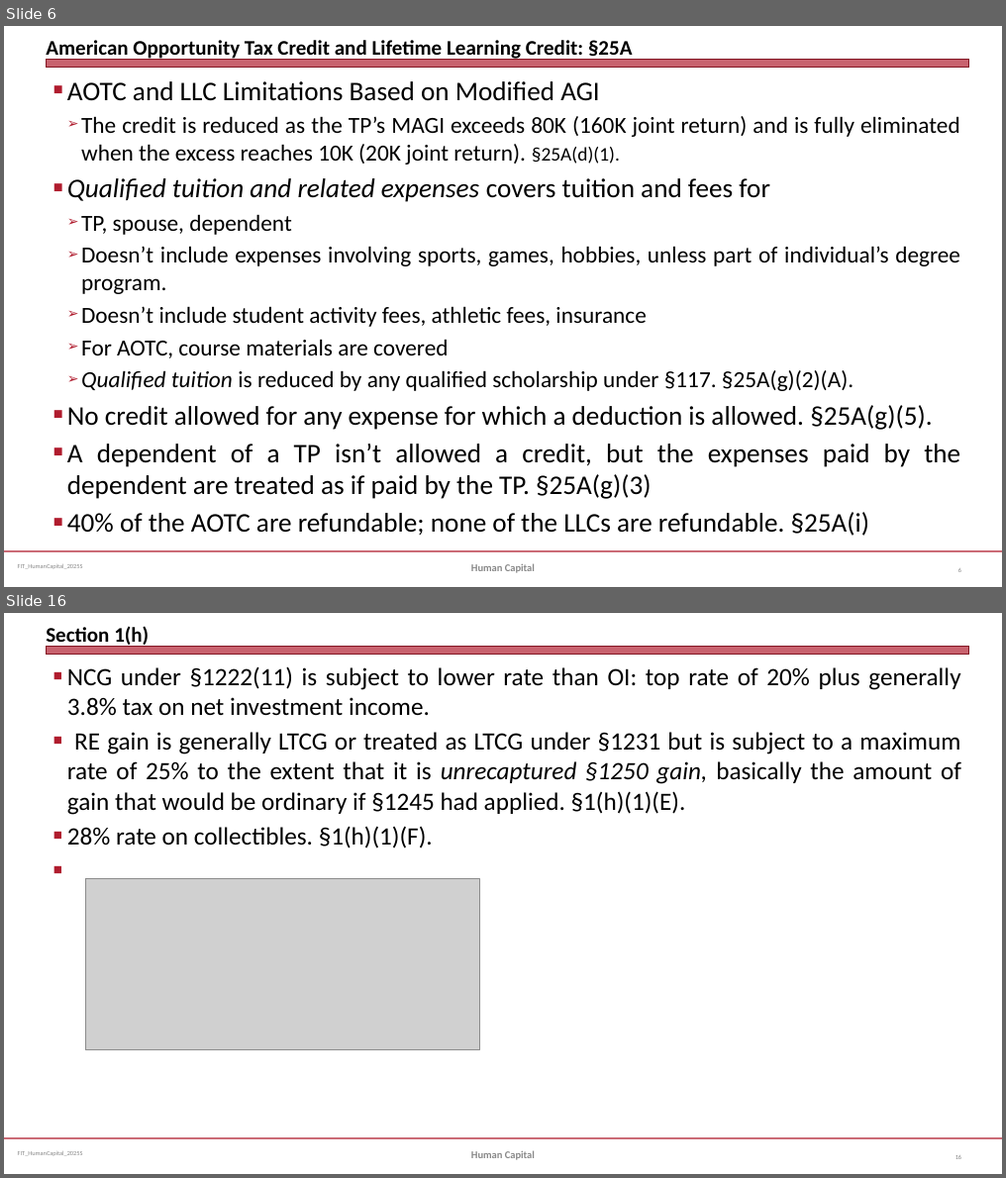
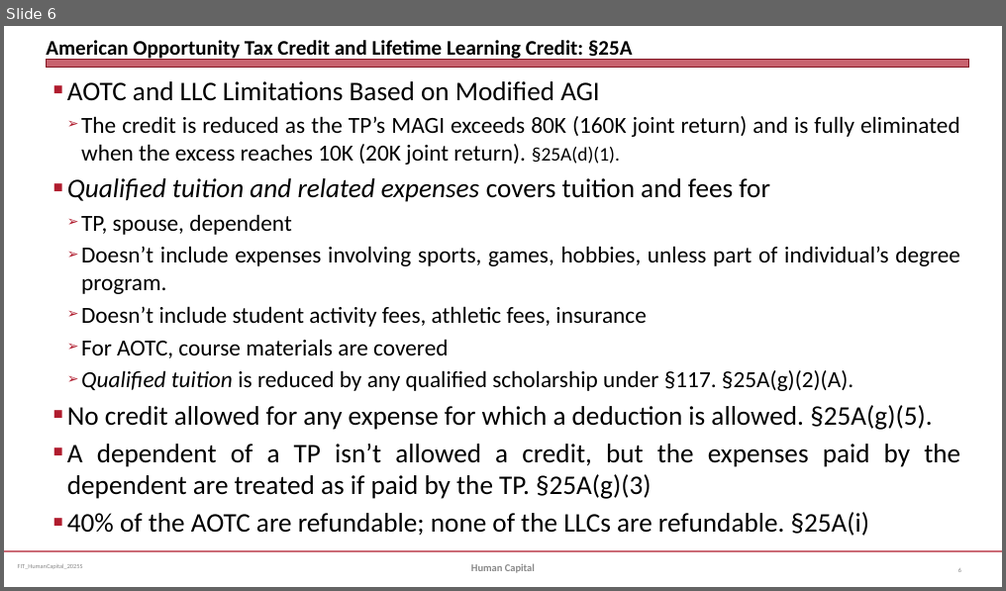
Before and after one commit to jmc877/Fed-Income-Tax, a slide deck: slides/FIT_HumanCapital_2025S.pptx. Shown one above the other, each under a label of ours: slides 6 and 16 before the commit, slide 6 after it; the slides between them are not shown. The pictures are 1006x1178 and 1006x591 pixels, drawn with LibreOffice and Linux fonts; fonts in the diff are those of the drawing; grey boxes stand for pictures. Boxes give left, top, right and bottom in pixels: in the first picture for what was removed or moved away, otherwise in the second. Text is boxed around its words. In the diff, an @@ line names an element or a change of style, - is before the commit and + after.

```diff
--- a/slides/FIT_HumanCapital_2025S.pptx
+++ b/slides/FIT_HumanCapital_2025S.pptx
@@ slide 16 removed at (4, 613, 1002, 1174), background #FFFFFF; not listed: 3 template elements that a slide beside it also shows @@
@@ title removed at (46, 626, 149, 648) @@
-Section 1(h)
@@ text removed at (67, 666, 961, 849) @@
-■ NCG under §1222(11) is subject to lower rate than OI: top rate of 20% plus generally 3.8% tax on net investment income.
-■ RE gain is generally LTCG or treated as LTCG under §1231 but is subject to a maximum rate of 25% to the extent that it is unrecaptured §1250 gain, basically the amount of gain that would be ordinary if §1245 had applied. §1(h)(1)(E).
-■ 28% rate on collectibles. §1(h)(1)(F).
@@ picture removed at (85, 878, 479, 1051) @@
@@ text removed at (471, 1151, 535, 1160) @@
-Human Capital
@@ page number removed at (955, 1156, 961, 1159) @@
-16
```
Also in this commit, not shown: 1 slide changed, 8 other slides removed, 2 other files.
